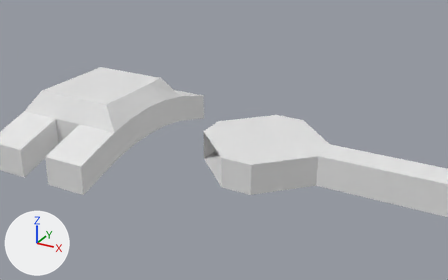
The Blender file TetraCopter01.blend, before and after one commit.
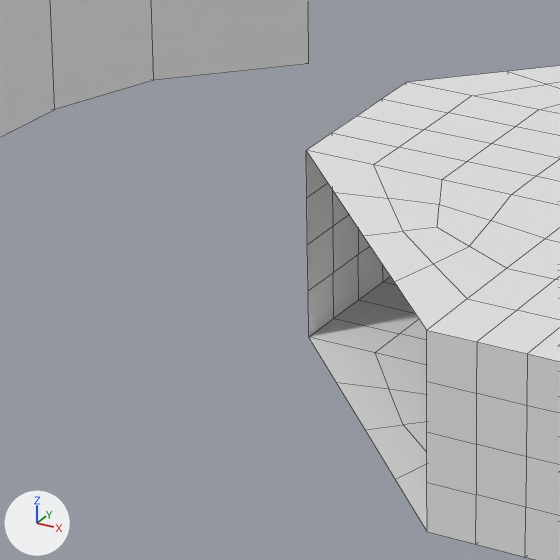
Old and new are each drawn from a camera (50 mm lens) standing at (15.34, -33.37, 17.88) and looking at (-2.07, -1.73, 2.06) and again close up on the part from 35% to 54% of the width and 39% to 68% of the height. The axes (+X, +Y, +Z) are drawn at lower left. The lights are the same throughout. The close-ups show mesh edges as thin lines.
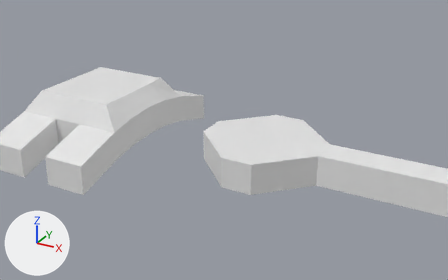
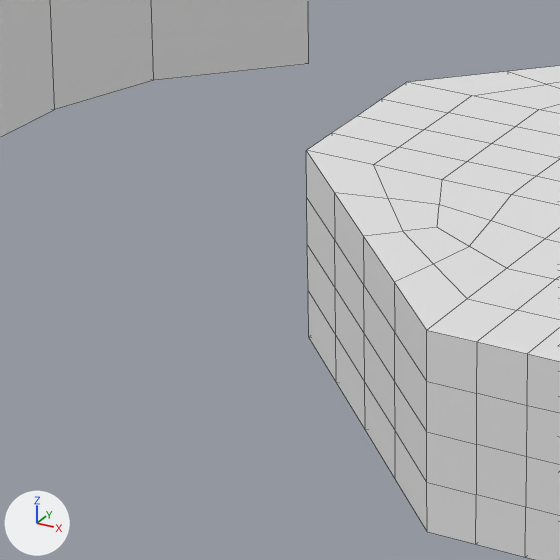
Where the change shows, as pixel boxes [x1, y1, x2, y2] in the close-ups (560 x 560 px):
part 1 of me_cube_001, added
    after: [306, 151, 427, 531]

The change, as a list of edits to the scene's bpy script:
```text
Change me_cube_001:
    where me_cube_001.from_pydata(...)  # 24 vertices, 25 faces; spans x -4.01..4.0, y -4.0..4.01, z -1.0..1.0
    used by ob_cube_001; location = (0.0, 0.0, 1.0)
    verts and faces of me_cube_001; kept vertices keep their numbers, new ones are numbered from 24
    before: 16 (-1.0, -4.0, -1.0), 18 (-1.0, -4.0, 1.0), 20 (-4.0, -1.0, -1.0), 22 (-4.0, -1.0, 1.0)
    me_cube_001 part 1
    add faces += [(16, 18, 22, 20)]
```
